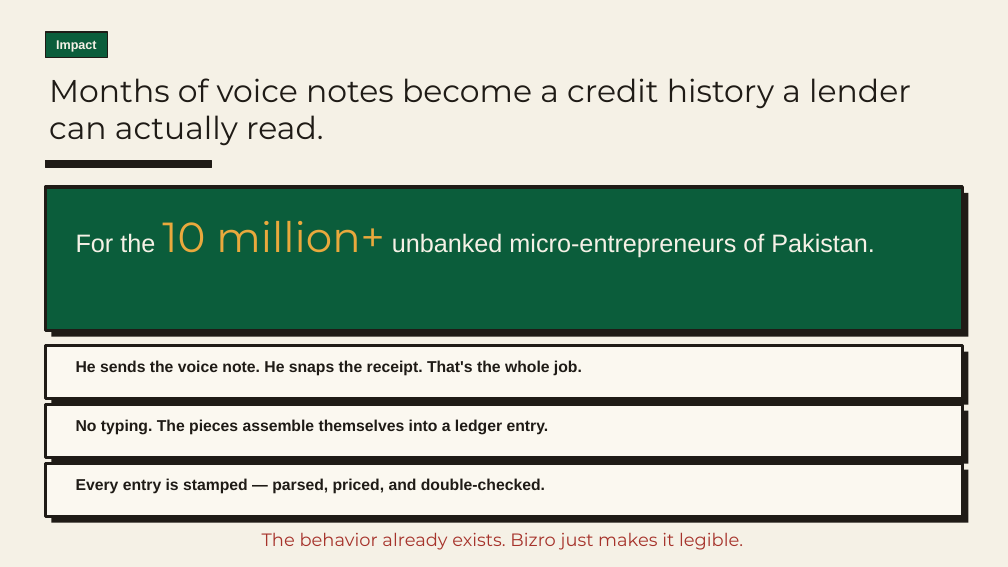
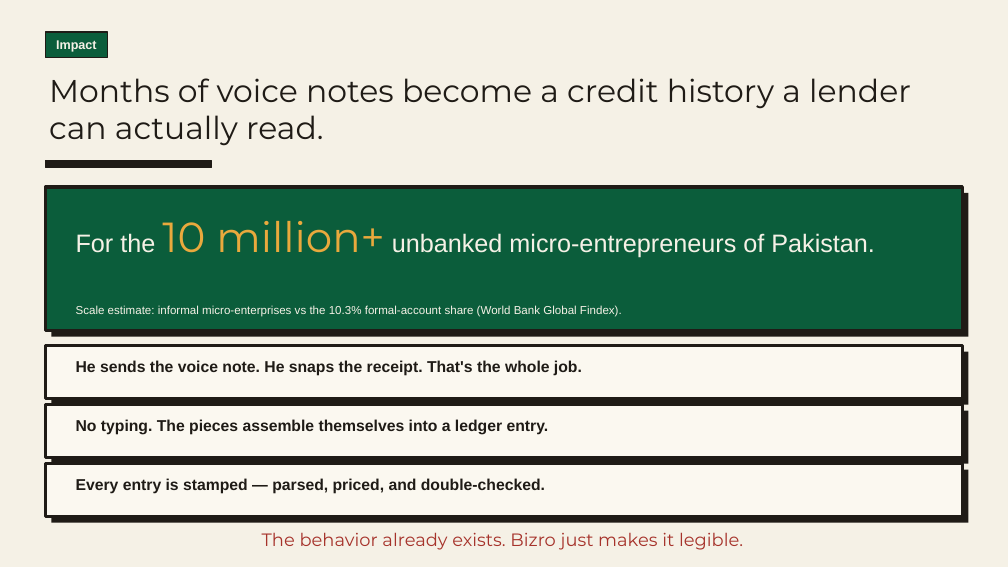
Before and after one commit to HussamHaroon/Bizro, a slide deck: slide 10 of presentation/Bizro_Pitch.pptx. Drawn at 1008x567 pixels with LibreOffice and Linux fonts; fonts in the diff are those of the drawing. Boxes give left, top, right and bottom in pixels: in the first picture for what was removed or moved away, otherwise in the second. Text is boxed around its words. In the diff, an @@ line names an element or a change of style, - is before the commit and + after.

Commit message:
feat(deck): pitch refreshed — real live-site screenshot, running-Qwen story on every slide, Findex-sourced stats

```diff
--- a/presentation/Bizro_Pitch.pptx
+++ b/presentation/Bizro_Pitch.pptx
@@ text added at (x1=76, y1=306, x2=622, y2=317), 11 pt, text #F5F1E6 @@
+Scale estimate: informal micro-enterprises vs the 10.3% formal-account share (World Bank Global Findex).
```
Also in this commit, not shown: 6 other slides changed, 2 other files.
